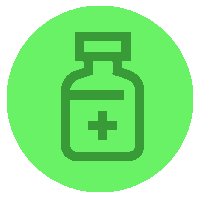
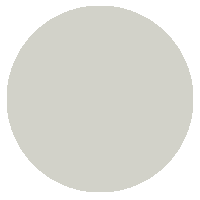
Layer changes from the first 200 × 200 image to the second:
showed "alcohol", painted on it over [7, 6, 193, 192]
hid "Layer 1 copy 12", painted on it over [7, 6, 193, 192]
added layer "Layer 1 copy 13" above "Layer 1" over [7, 6, 193, 192]
painted on "Layer 1" over [7, 6, 193, 192]
